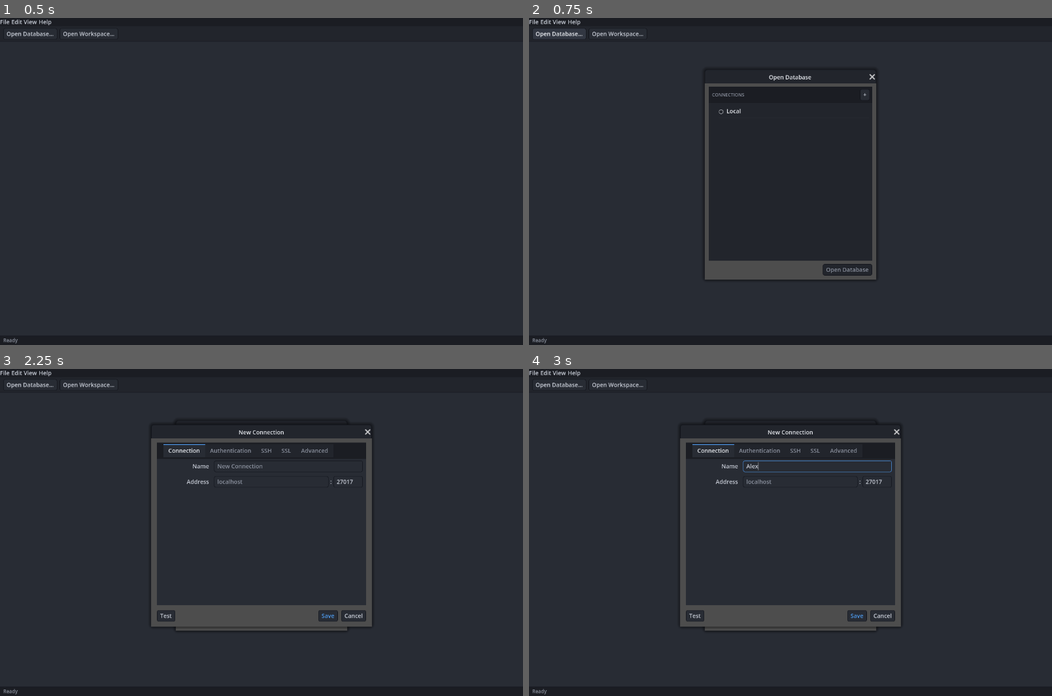
Above: before the commit, frames 1-4 (two rows, left to right).
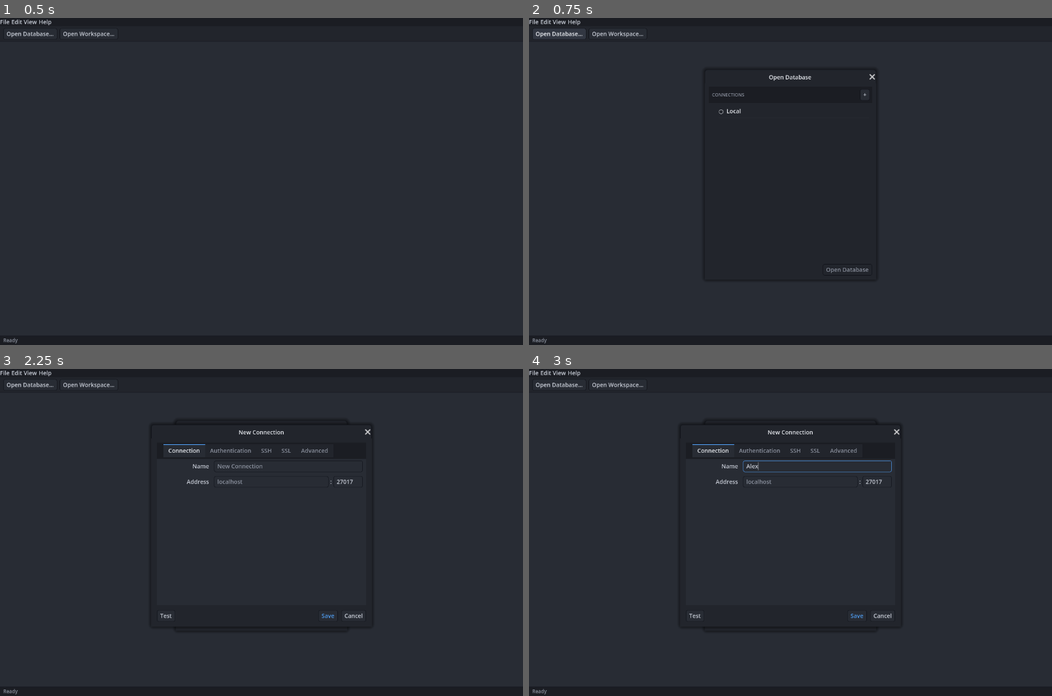
Above: after the commit, the same moments.

Repository: pierre-lehnen-rc/debris
Game: Godot game, scene res://source/ui/main.tscn
Two runs of this game, one before a commit and one after it. Both use one fixed random seed, a clock stepped at 60 frames per second and the inputs below.
Inputs (mouse positions are in pixels of both pictures, inside the frame that each line leads up to):
- Up to frame 1 (0.5 s): no input
- Up to frame 2 (0.75 s): click "Open Database…" at 0.5 s
- Up to frame 3 (2.25 s): click "Open Workspace…" at 1.25 s; click "+" at 2 s
- Up to frame 4 (3 s): click (816, 467) at 2.77 s; type "Alex" at 2.85 s

Frame 1 is identical in both runs. In frame 2, 2.7% of the frame differs, in the area x 33-67%, y 20-80%; in frame 3, 4.4%, in the area x 28-72%, y 21-80%; in frame 4, 4.4%.

Commit message:
Make dialogs native windows and fix pop-up positioning
Disable sub-window embedding so dialogs can be dragged outside the main
window, position context menus and the date picker in absolute screen
coordinates (correct space for native pop-ups), and give each dialog an
opaque themed background now that the embedded border no longer paints it.

Co-Authored-By: Claude Opus 4.7 <noreply@anthropic.com>

Diff:
--- a/client/project.godot
+++ b/client/project.godot
@@ -25,6 +25,7 @@
 window/size/viewport_width=1280
 window/size/viewport_height=800
 window/stretch/aspect="expand"
+window/subwindows/embed_subwindows=false
 
 [physics]
 
--- a/client/source/ui/database/results/doc_results_view.gd
+++ b/client/source/ui/database/results/doc_results_view.gd
@@ -104,7 +104,8 @@
 	_doc_menu.add_separator()
 	_doc_menu.add_item("Delete Document", DocAction.DELETE)
 	_doc_menu.reset_size()
-	_doc_menu.position = Vector2i(get_global_mouse_position())
+	# Native pop-ups position in absolute screen coordinates.
+	_doc_menu.position = DisplayServer.mouse_get_position()
 	_doc_menu.popup()
 
 
--- a/client/source/ui/dialogs/connection_dialog.tscn
+++ b/client/source/ui/dialogs/connection_dialog.tscn
@@ -11,6 +11,11 @@
 min_size = Vector2i(480, 420)
 theme = ExtResource("1_p78re")
 script = ExtResource("2_2tupt")
+
+[node name="Bg" type="Panel" parent="."]
+anchors_preset = 15
+anchor_right = 1.0
+anchor_bottom = 1.0
 
 [node name="Margin" type="MarginContainer" parent="." unique_id=790974713]
 anchors_preset = 15
--- a/client/source/ui/dialogs/connection_picker.tscn
+++ b/client/source/ui/dialogs/connection_picker.tscn
@@ -13,6 +13,11 @@
 min_size = Vector2i(360, 360)
 theme = ExtResource("1_theme")
 script = ExtResource("2_picker")
+
+[node name="Bg" type="Panel" parent="."]
+anchors_preset = 15
+anchor_right = 1.0
+anchor_bottom = 1.0
 
 [node name="Margin" type="MarginContainer" parent="."]
 anchors_preset = 15
--- a/client/source/ui/dialogs/document_dialog.tscn
+++ b/client/source/ui/dialogs/document_dialog.tscn
@@ -11,6 +11,11 @@
 min_size = Vector2i(420, 300)
 theme = ExtResource("1_hiayx")
 script = ExtResource("2_yporx")
+
+[node name="Bg" type="Panel" parent="."]
+anchors_preset = 15
+anchor_right = 1.0
+anchor_bottom = 1.0
 
 [node name="Margin" type="MarginContainer" parent="." unique_id=1356670638]
 anchors_preset = 15
--- a/client/source/ui/dialogs/workspace_dialog.tscn
+++ b/client/source/ui/dialogs/workspace_dialog.tscn
@@ -12,6 +12,11 @@
 min_size = Vector2i(420, 260)
 theme = ExtResource("1_theme")
 script = ExtResource("2_wsdlg")
+
+[node name="Bg" type="Panel" parent="."]
+anchors_preset = 15
+anchor_right = 1.0
+anchor_bottom = 1.0
 
 [node name="Margin" type="MarginContainer" parent="."]
 anchors_preset = 15
--- a/client/source/ui/dialogs/workspace_picker.gd
+++ b/client/source/ui/dialogs/workspace_picker.gd
@@ -166,8 +166,8 @@
 	_context_menu.add_separator()
 	_context_menu.add_item("Remove Workspace", Action.REMOVE)
 	_context_menu.reset_size()
-	# Embedded sub-windows position popups in the parent viewport's space.
-	_context_menu.position = Vector2i(_tree.get_global_mouse_position())
+	# Native pop-ups position in absolute screen coordinates.
+	_context_menu.position = DisplayServer.mouse_get_position()
 	_context_menu.popup()
 
 
--- a/client/source/ui/dialogs/workspace_picker.tscn
+++ b/client/source/ui/dialogs/workspace_picker.tscn
@@ -12,6 +12,11 @@
 min_size = Vector2i(360, 320)
 theme = ExtResource("1_theme")
 script = ExtResource("2_wspick")
+
+[node name="Bg" type="Panel" parent="."]
+anchors_preset = 15
+anchor_right = 1.0
+anchor_bottom = 1.0
 
 [node name="Margin" type="MarginContainer" parent="."]
 anchors_preset = 15
--- a/client/source/ui/sidebar/collection_sidebar.gd
+++ b/client/source/ui/sidebar/collection_sidebar.gd
@@ -194,8 +194,8 @@
 	_context_menu.add_separator()
 	_context_menu.add_item("Copy collection name", Action.COPY_NAME)
 	_context_menu.reset_size()
-	# Embedded sub-windows position popups in the parent viewport's space.
-	_context_menu.position = Vector2i(_tree.get_global_mouse_position())
+	# Native pop-ups position in absolute screen coordinates.
+	_context_menu.position = DisplayServer.mouse_get_position()
 	_context_menu.popup()
 
 
--- a/client/source/ui/sidebar/connection_browser.gd
+++ b/client/source/ui/sidebar/connection_browser.gd
@@ -196,8 +196,8 @@
 		return
 	_build_context_menu()
 	_context_menu.reset_size()
-	# Embedded sub-windows position popups in the parent viewport's space.
-	_context_menu.position = Vector2i(_tree.get_global_mouse_position())
+	# Native pop-ups position in absolute screen coordinates.
+	_context_menu.position = DisplayServer.mouse_get_position()
 	_context_menu.popup()
 
 
--- a/client/source/ui/workspace/date_picker.gd
+++ b/client/source/ui/workspace/date_picker.gd
@@ -153,8 +153,8 @@
 		_view_month = date["month"]
 	_render_calendar()
 	_popup.reset_size()
-	# Embedded sub-windows position popups in the parent viewport's space.
-	_popup.position = Vector2i(global_position + Vector2(0, size.y))
+	# Native pop-ups position in absolute screen coordinates; drop below the field.
+	_popup.position = Vector2i(get_screen_position() + Vector2(0, size.y))
 	_popup.popup()
 
 
--- a/client/source/ui/workspace/endpoint_sidebar.gd
+++ b/client/source/ui/workspace/endpoint_sidebar.gd
@@ -215,8 +215,8 @@
 	_context_menu.add_separator()
 	_context_menu.add_item("Copy path", Action.COPY_PATH)
 	_context_menu.reset_size()
-	# Embedded sub-windows position popups in the parent viewport's space.
-	_context_menu.position = Vector2i(_tree.get_global_mouse_position())
+	# Native pop-ups position in absolute screen coordinates.
+	_context_menu.position = DisplayServer.mouse_get_position()
 	_context_menu.popup()
 
 
